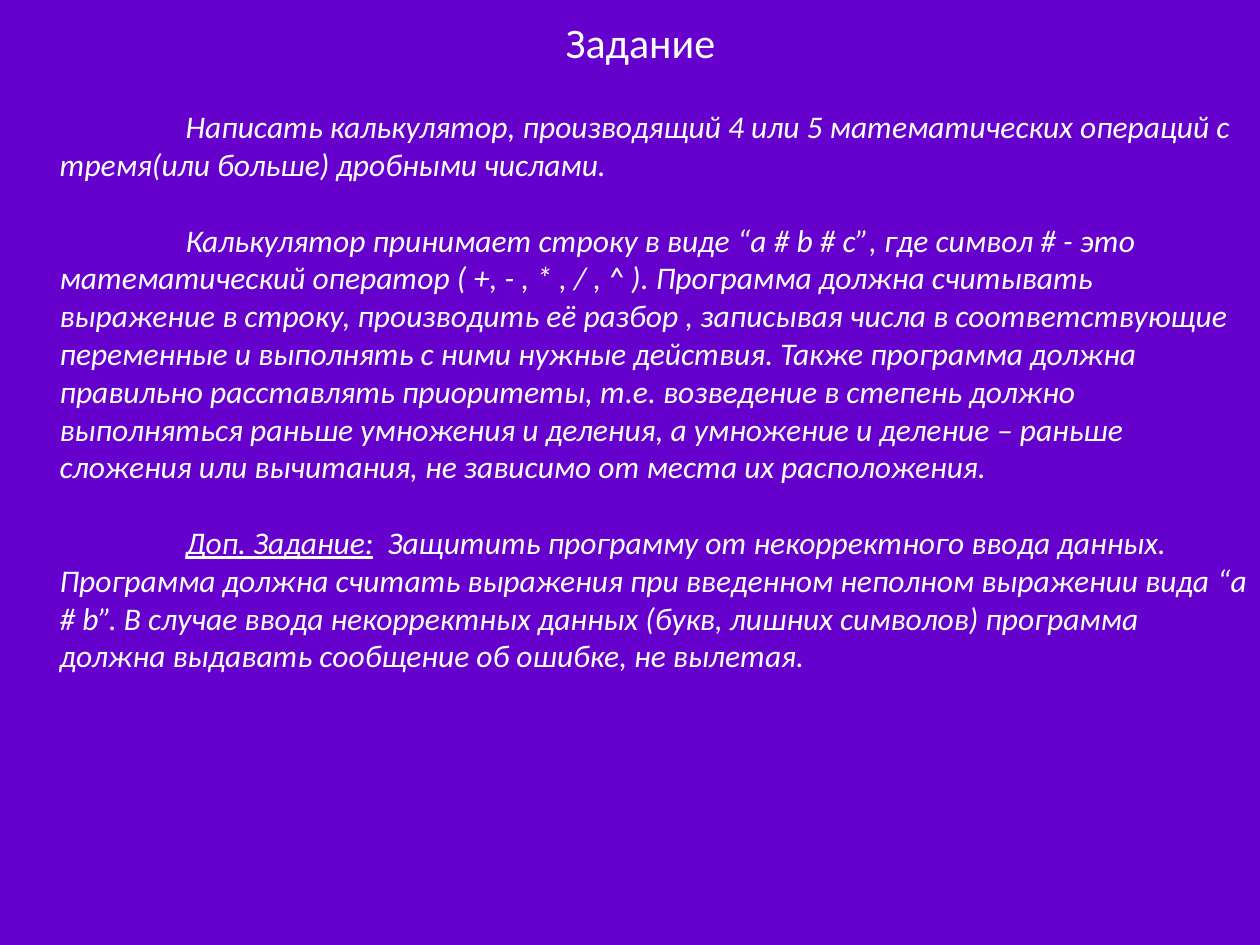
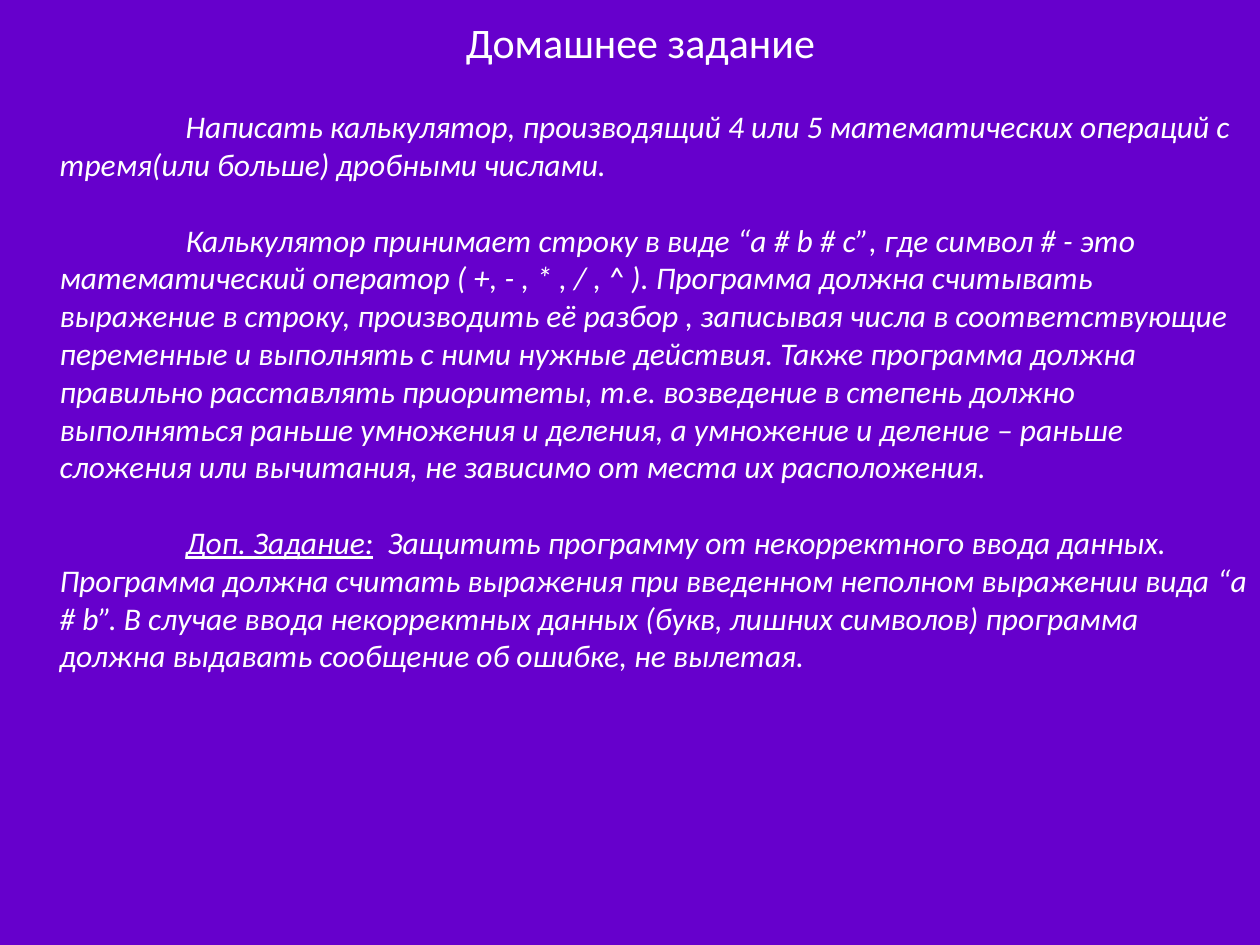
Before and after one commit to bazile/Training, a slide deck: slide 34 of Presentation/lesson-01.pptx (slide 33 before the commit). Drawn at 1260x945 pixels with LibreOffice and Linux fonts; fonts in the diff are those of the drawing. Boxes give left, top, right and bottom in pixels: in the first picture for what was removed or moved away, otherwise in the second. Text is boxed around its words. In the diff, an @@ line names an element or a change of style, - is before the commit and + after.

```diff
--- a/Presentation/lesson-01.pptx
+++ b/Presentation/lesson-01.pptx
@@ text at [466,31,815,65]: text changed @@
-Задание
+Домашнее задание
```
Also in this commit, not shown: 1 slide added, 1 other file.
